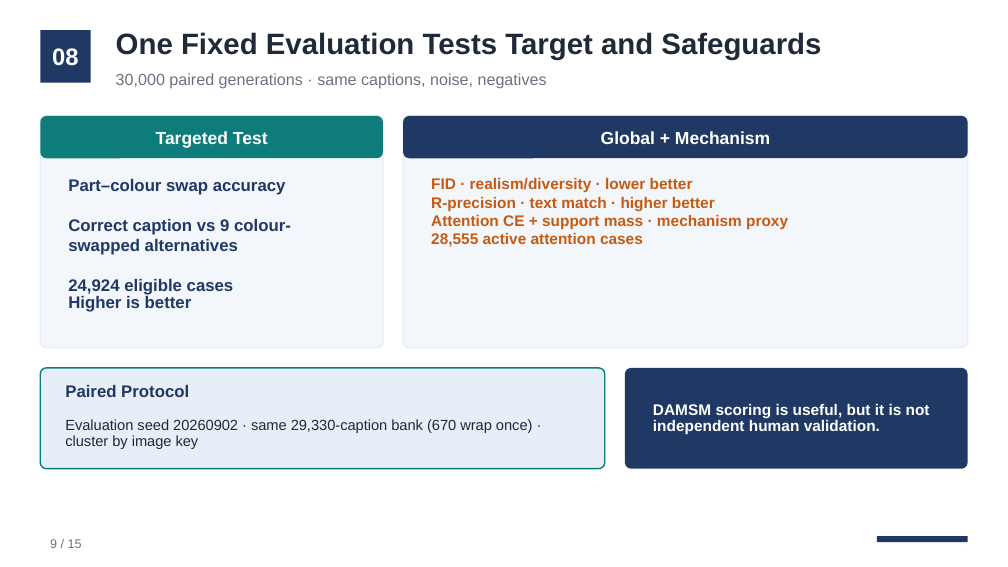
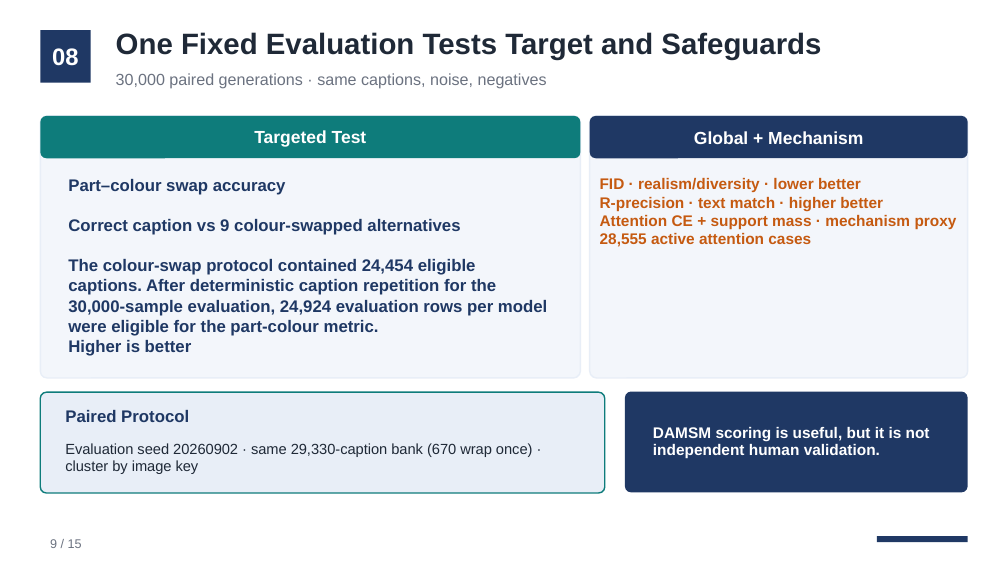
Before and after one commit to Alexzhoujk/DM-GANS, a slide deck: slide 9 of outputs/Final PPT-G_.pptx. Drawn at 1008x567 pixels with LibreOffice and Linux fonts; fonts in the diff are those of the drawing. Boxes give left, top, right and bottom in pixels: in the first picture for what was removed or moved away, otherwise in the second. Text is boxed around its words. In the diff, an @@ line names an element or a change of style, - is before the commit and + after.

```diff
--- a/outputs/Final PPT-G_.pptx
+++ b/outputs/Final PPT-G_.pptx
@@ rounded rectangle: place and size @@
-rounded rectangle at (40,116,383,158)
+rounded rectangle at (40,116,581,158)
@@ rounded rectangle: place and size @@
-rounded rectangle at (40,116,383,348)
+rounded rectangle at (40,116,581,378)
@@ rounded rectangle: place and size @@
-rounded rectangle at (403,116,968,158)
+rounded rectangle at (590,116,968,158)
@@ rounded rectangle: place and size @@
-rounded rectangle at (403,116,968,348)
+rounded rectangle at (590,116,968,378)
@@ text "Targeted Test": place and size @@
-text "Targeted Test" at (156,131,268,148)
+text "Targeted Test" at (254,130,367,147)
@@ text "Global + Mechanism": place and size @@
-text "Global + Mechanism" at (601,131,770,144)
+text "Global + Mechanism" at (694,131,863,144)
@@ text at (68,179,547,336): text changed @@
-Part–colour swap accuracy
-Correct caption vs 9 colour-swapped alternatives
-24,924 eligible cases
-Higher is better
+Part–colour swap accuracy
+Correct caption vs 9 colour-swapped alternatives
+The colour-swap protocol contained 24,454 eligible captions. After deterministic caption repetition for the 30,000-sample evaluation, 24,924 evaluation rows per model were eligible for the part-colour metric.
+Higher is better
@@ text "FID · realism/diversity · lower ...": place and size @@
-text "FID · realism/diversity · lower ..." at (431,178,788,247)
+text "FID · realism/diversity · lower ..." at (600,178,957,247)
@@ 3 texts, 2 rounded rectangles: place and size @@
-3 texts, 2 rounded rectangles at (40,368,968,469)
+3 texts, 2 rounded rectangles at (40,391,968,493)
```
Also in this commit, not shown: 2 other slides changed, 2 other files.
